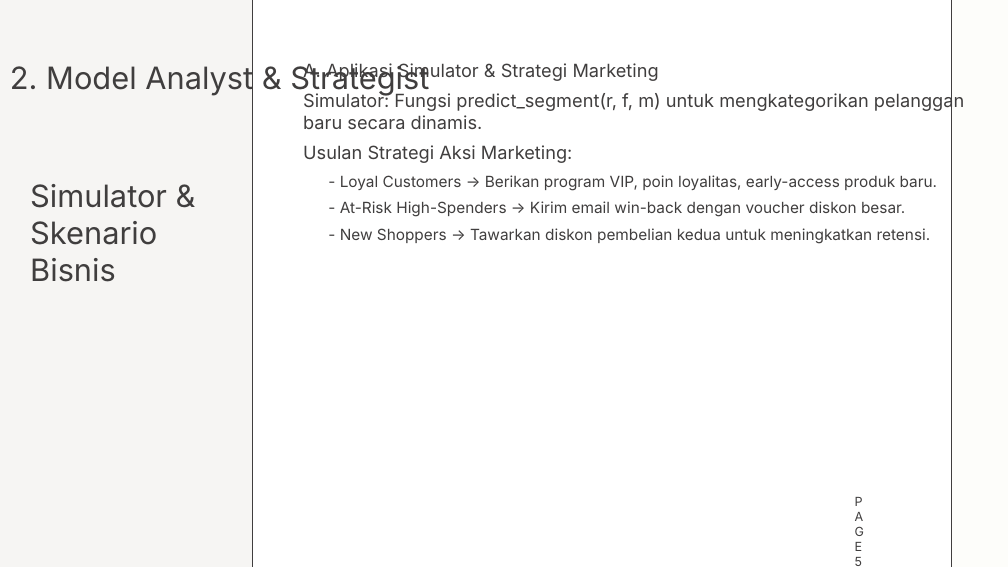
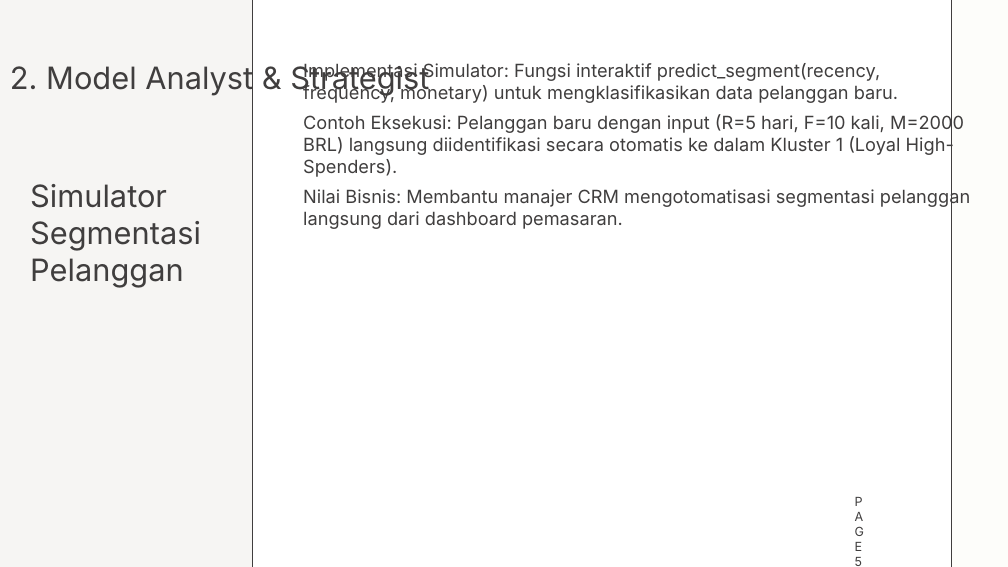
Before and after one commit to chilmi89/e_commerce_olist, a slide deck: slide 5 of 0023_studi_kasus1_materi_4_achmad_chilmi.pptx. Drawn at 1008x567 pixels with LibreOffice and Linux fonts; fonts in the diff are those of the drawing. Boxes give left, top, right and bottom in pixels: in the first picture for what was removed or moved away, otherwise in the second. Text is boxed around its words. In the diff, an @@ line names an element or a change of style, - is before the commit and + after.

```diff
--- a/0023_studi_kasus1_materi_4_achmad_chilmi.pptx
+++ b/0023_studi_kasus1_materi_4_achmad_chilmi.pptx
@@ text at [303,63,970,229]: text changed; size 22 to 26 pt @@
-A. Aplikasi Simulator & Strategi Marketing
-Simulator: Fungsi predict_segment(r, f, m) untuk mengkategorikan pelanggan baru secara dinamis.
-Usulan Strategi Aksi Marketing:
-  - Loyal Customers -> Berikan program VIP, poin loyalitas, early-access produk baru.
-  - At-Risk High-Spenders -> Kirim email win-back dengan voucher diskon besar.
-  - New Shoppers -> Tawarkan diskon pembelian kedua untuk meningkatkan retensi.
+Implementasi Simulator: Fungsi interaktif predict_segment(recency, frequency, monetary) untuk mengklasifikasikan data pelanggan baru.
+Contoh Eksekusi: Pelanggan baru dengan input (R=5 hari, F=10 kali, M=2000 BRL) langsung diidentifikasi secara otomatis ke dalam Kluster 1 (Loyal High-Spenders).
+Nilai Bisnis: Membantu manajer CRM mengotomatisasi segmentasi pelanggan langsung dari dashboard pemasaran.
@@ text at [30,184,201,288]: text changed @@
-Simulator & Skenario Bisnis
+Simulator Segmentasi Pelanggan
```
Also in this commit, not shown: 3 other slides changed, 1 slide added, 1 other file.
